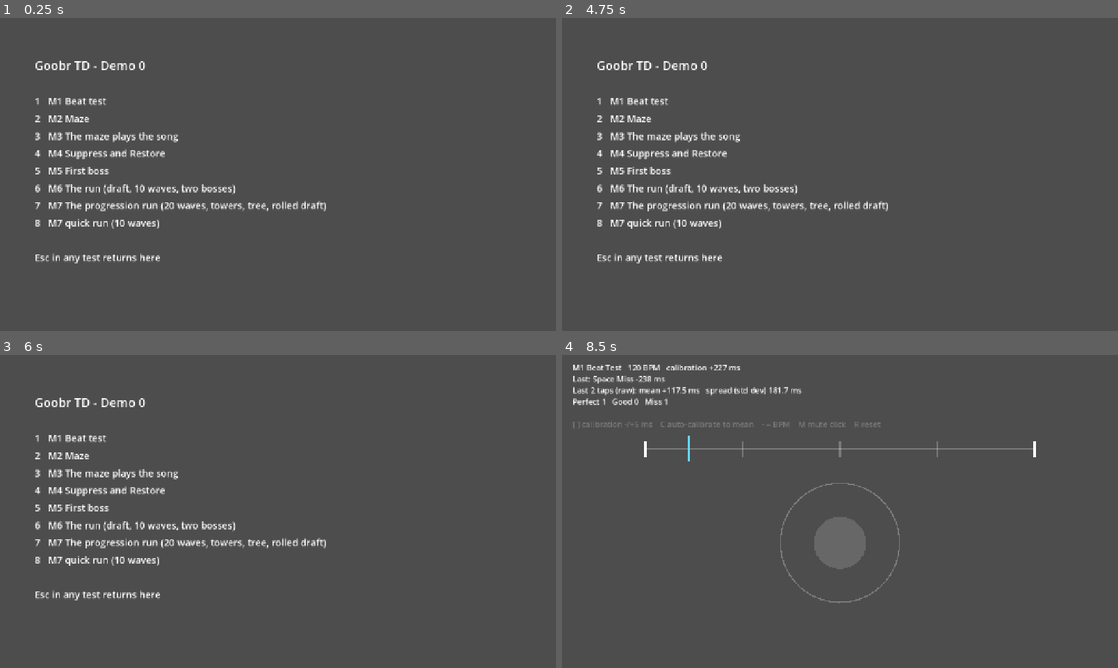
Above: before the commit, frames 1-4 (two rows, left to right).
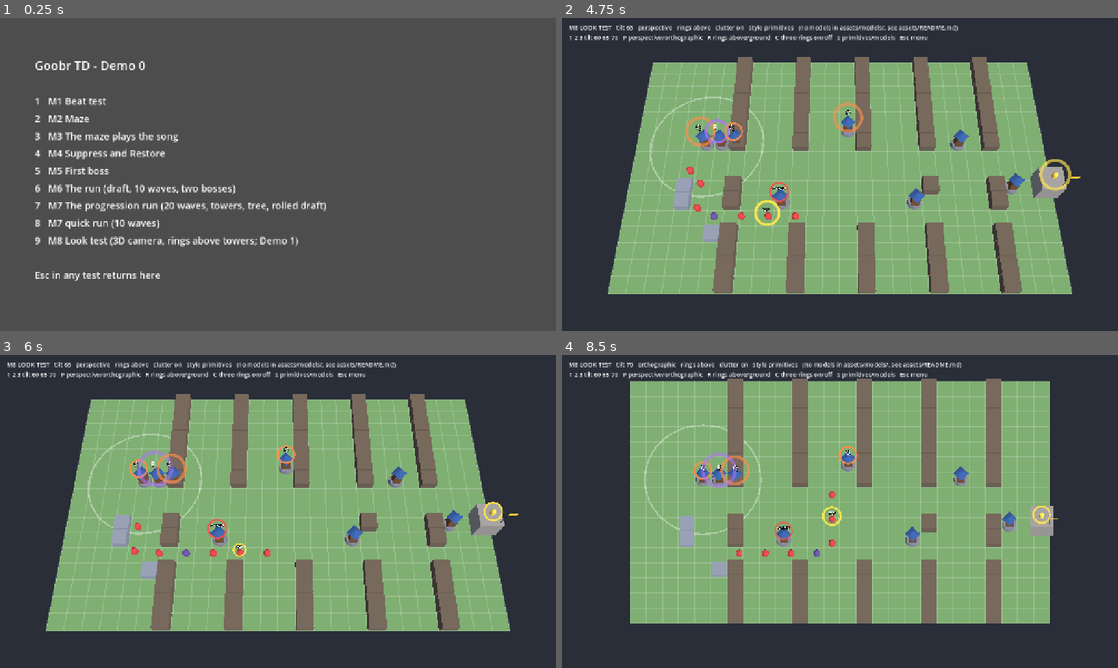
Above: after the commit, the same moments.

Repository: jaredmichaelbench/Goobr-td
Game: Godot game, scene res://menu.tscn
Two runs of this game, one before a commit and one after it. Both use one fixed random seed, a clock stepped at 60 frames per second and the inputs below.
Inputs (mouse positions are in pixels of both pictures, inside the frame that each line leads up to):
- Up to frame 1 (0.25 s): no input
- Up to frame 2 (4.75 s): tap Enter at 0.5 s; move the mouse to (962, 158) at 0.52 s; hold W 0.53-1.28 s; tap 1 at 0.6 s; click (962, 158) at 0.67 s; tap Space at 0.77, 1.52, 3.02, 3.77, 4.52 s; tap 2 at 0.8, 1.35 s; move the mouse to (728, 190) at 1.27 s; hold S 1.28-2.03 s; tap 3 at 1.55, 2.1 s; move the mouse to (895, 105) at 2.02 s; hold W 2.03-3.53 s; tap P at 2.3, 2.85 s; move the mouse to (812, 237) at 2.77 s; click (812, 237) at 2.92 s; tap R at 3.05, 3.6 s; move the mouse to (1006, 221) at 3.52 s; hold S from 3.53 s (still down); tap C at 3.8, 4.35 s; tap Escape at 4.15 s; move the mouse to (673, 127) at 4.27 s; tap 9 at 4.55 s
- Up to frame 3 (6 s): move the mouse to (305, 511) at 5.02 s; tap 9 at 5.1 s; click (305, 511) at 5.17 s; tap E at 5.3, 5.85 s; move the mouse to (194, 433) at 5.77 s; release S at 5.78 s; hold W from 5.78 s (still down)
- Up to frame 4 (8.5 s): tap Space at 6.02, 6.77, 7.52 s; tap 1 at 6.05, 6.6 s; move the mouse to (962, 495) at 6.52 s; tap 2 at 6.8, 7.35 s; move the mouse to (728, 527) at 7.27 s; click (728, 527) at 7.42 s; tap 3 at 7.55, 8.1 s; move the mouse to (895, 442) at 8.02 s; release W at 8.03 s; hold S from 8.03 s (still down); tap P at 8.3 s

The runs differ from the first frame. In frame 1, 1.1% of the frame differs, in the area x 6-54%, y 69-84%; in frame 2, 99%; in frame 3, 99%; in frame 4, 99%, in the area x 0-100%, y 0-100%.

Commit message:
M8 look test: 3D board with a fixed tilted camera, rings above towers, tilt/projection/clutter switches (menu 9)
Co-Authored-By: Claude Fable 5.1 <noreply@anthropic.com>
Claude-Session: https://claude.ai/code/session_01L92Fzbf8i6vmMnAej33eyX

Diff:
--- /dev/null
+++ b/game/look_test.tscn
@@ -0,0 +1,6 @@
+[gd_scene load_steps=2 format=3]
+
+[ext_resource type="Script" path="res://scripts/look_test.gd" id="1"]
+
+[node name="LookTest" type="Node3D"]
+script = ExtResource("1")
--- /dev/null
+++ b/game/scripts/look_test.gd
@@ -0,0 +1,427 @@
+extends Node3D
+## M8 look test (D-0042). A throwaway 3D scene, not a game: the 26 by 16 board at one
+## metre a tile, a few towers and creeps, the note rings and marks floating above
+## their owners, the Conductor's keep, and switches for the things the look test
+## has to answer: camera tilt, perspective or orthographic, rings above or on the
+## ground, and the three-rings-in-a-row clutter case from Jared's round 3 run.
+##
+## Everything is built from primitives in flat colours (the low-poly read). Drop
+## models into game/assets/models/ (tower.glb, creep.glb, keep.glb, rock.glb,
+## wall.glb) and S swaps the primitives for them; see game/assets/README.md.
+
+const BOARD := Vector2i(26, 16)
+const TILTS := [60.0, 65.0, 70.0]
+const BPM := 120.0
+const MODELS := "res://assets/models/"
+const ROCK_COLUMNS := [6, 10, 14, 18, 22]
+const TOWERS := [Vector2i(4, 6), Vector2i(5, 6), Vector2i(6, 6), Vector2i(9, 10), Vector2i(13, 5), Vector2i(17, 10), Vector2i(20, 6), Vector2i(23, 9)]
+const PATH: Array[Vector2] = [Vector2(-1, 8), Vector2(4, 8), Vector2(4, 11), Vector2(12, 11), Vector2(12, 7), Vector2(19, 7), Vector2(19, 9), Vector2(26, 9)]
+
+var tilt_index := 1
+var ortho := false
+var rings_above := true
+var clutter := true
+var use_models := false
+var models_found := false
+
+var cam: Camera3D
+var hud: Label
+var ring_tex: ImageTexture
+var towers: Array[Node3D] = []
+var rings: Array[Dictionary] = []  # sprite, label, owner (Node3D), kind: note/lock/parry/counter, phase
+var creeps: Array[Dictionary] = []  # node, dist
+var keep: Node3D
+var t := 0.0
+
+
+func _ready() -> void:
+	models_found = ResourceLoader.exists(MODELS + "tower.glb")
+	ring_tex = _make_ring_texture()
+	_build_world()
+	_build_camera()
+	_build_hud()
+	_apply_camera()
+	_refresh_hud()
+
+
+# --- World ---------------------------------------------------------------------------
+
+func _flat(color: Color, unshaded := false) -> StandardMaterial3D:
+	var m := StandardMaterial3D.new()
+	m.albedo_color = color
+	m.roughness = 1.0
+	m.metallic = 0.0
+	if unshaded:
+		m.shading_mode = BaseMaterial3D.SHADING_MODE_UNSHADED
+	return m
+
+
+func _mesh(mesh: Mesh, color: Color, pos: Vector3, parent: Node3D = null) -> MeshInstance3D:
+	var mi := MeshInstance3D.new()
+	mi.mesh = mesh
+	mi.material_override = _flat(color)
+	mi.position = pos
+	(parent if parent != null else self).add_child(mi)
+	return mi
+
+
+func _tile(cell: Vector2) -> Vector3:
+	return Vector3(cell.x + 0.5, 0.0, cell.y + 0.5)
+
+
+func _build_world() -> void:
+	# Light and sky: one sun, no shadows, soft ambient so flat colours read.
+	var sun := DirectionalLight3D.new()
+	sun.rotation_degrees = Vector3(-55, 35, 0)
+	sun.light_energy = 1.1
+	sun.shadow_enabled = false
+	add_child(sun)
+	var env := WorldEnvironment.new()
+	var e := Environment.new()
+	e.background_mode = Environment.BG_COLOR
+	e.background_color = Color(0.16, 0.18, 0.22)
+	e.ambient_light_source = Environment.AMBIENT_SOURCE_COLOR
+	e.ambient_light_color = Color(0.7, 0.75, 0.85)
+	e.ambient_light_energy = 0.6
+	env.environment = e
+	add_child(env)
+	# Ground and grid.
+	var ground := PlaneMesh.new()
+	ground.size = Vector2(BOARD.x, BOARD.y)
+	_mesh(ground, Color(0.45, 0.62, 0.38), Vector3(BOARD.x * 0.5, 0.0, BOARD.y * 0.5))
+	var grid := ImmediateMesh.new()
+	grid.surface_begin(Mesh.PRIMITIVE_LINES)
+	for x in BOARD.x + 1:
+		grid.surface_add_vertex(Vector3(x, 0.01, 0))
+		grid.surface_add_vertex(Vector3(x, 0.01, BOARD.y))
+	for z in BOARD.y + 1:
+		grid.surface_add_vertex(Vector3(0, 0.01, z))
+		grid.surface_add_vertex(Vector3(BOARD.x, 0.01, z))
+	grid.surface_end()
+	var gm := MeshInstance3D.new()
+	gm.mesh = grid
+	gm.material_override = _flat(Color(1, 1, 1, 0.18), true)
+	gm.material_override.transparency = BaseMaterial3D.TRANSPARENCY_ALPHA
+	add_child(gm)
+	# Rocks: the maze's broken columns.
+	for x in ROCK_COLUMNS:
+		for z in BOARD.y:
+			if z == 7 or z == 8 or z == 11 or (x == 14 and z in [9, 10]) or (x == 18 and z == 10) or (x == 10 and z in [9, 10]):
+				continue
+			_rock(Vector2i(x, z))
+	# A few walls near the first bend.
+	for cell in [Vector2i(3, 9), Vector2i(3, 10), Vector2i(5, 12), Vector2i(6, 12)]:
+		_wall(cell)
+	# Towers and their rings.
+	for i in TOWERS.size():
+		var tower := _tower(TOWERS[i])
+		towers.append(tower)
+	# The Conductor's keep at the path's end, a character inside.
+	keep = _keep(Vector2i(25, 9))
+	# Creeps along the path.
+	for i in 7:
+		var c := _creep(i == 3)
+		creeps.append({"node": c, "dist": 4.0 + i * 1.6})
+	# Rings: three in a row (the clutter case), a lock, the parry at the keep, a counter on a creep.
+	_add_ring(towers[0], "note", Color(1.0, 0.55, 0.3), "Q", 0.0)
+	_add_ring(towers[1], "note", Color(0.7, 0.45, 1.0), "E", 0.25)
+	_add_ring(towers[2], "note", Color(1.0, 0.55, 0.3), "Q", 0.5)
+	_add_ring(towers[4], "note", Color(1.0, 0.55, 0.3), "Q", 0.0)
+	_add_ring(towers[3], "lock", Color(1.0, 0.3, 0.3), "LOCKED", 0.0)
+	_add_ring(keep, "parry", Color(1.0, 0.9, 0.3), "", 0.0)
+	_add_ring(creeps[5]["node"], "counter", Color(1.0, 0.9, 0.3), "TAP", 0.0)
+	# Range of the first clutter tower: 3.6 tiles.
+	var ring := TorusMesh.new()
+	ring.inner_radius = 3.55
+	ring.outer_radius = 3.65
+	var rm := _mesh(ring, Color(1, 1, 1, 0.35), _tile(Vector2(TOWERS[0])) + Vector3(0, 0.02, 0))
+	rm.material_override = _flat(Color(1, 1, 1, 0.35), true)
+	rm.material_override.transparency = BaseMaterial3D.TRANSPARENCY_ALPHA
+
+
+func _model(name: String) -> Node3D:
+	if not use_models or not ResourceLoader.exists(MODELS + name + ".glb"):
+		return null
+	var scene: PackedScene = load(MODELS + name + ".glb")
+	return scene.instantiate() if scene != null else null
+
+
+func _rock(cell: Vector2i) -> void:
+	var root := Node3D.new()
+	root.position = _tile(Vector2(cell))
+	add_child(root)
+	var m := _model("rock")
+	if m != null:
+		root.add_child(m)
+		return
+	var box := BoxMesh.new()
+	box.size = Vector3(0.96, 0.7, 0.96)
+	_mesh(box, Color(0.42, 0.36, 0.3), Vector3(0, 0.35, 0), root)
+
+
+func _wall(cell: Vector2i) -> void:
+	var root := Node3D.new()
+	root.position = _tile(Vector2(cell))
+	add_child(root)
+	var m := _model("wall")
+	if m != null:
+		root.add_child(m)
+		return
+	var box := BoxMesh.new()
+	box.size = Vector3(0.9, 0.5, 0.9)
+	_mesh(box, Color(0.55, 0.57, 0.62), Vector3(0, 0.25, 0), root)
+
+
+func _tower(cell: Vector2i) -> Node3D:
+	var root := Node3D.new()
+	root.position = _tile(Vector2(cell))
+	add_child(root)
+	var m := _model("tower")
+	if m != null:
+		root.add_child(m)
+		return root
+	var base := CylinderMesh.new()
+	base.top_radius = 0.4
+	base.bottom_radius = 0.45
+	base.height = 0.25
+	_mesh(base, Color(0.5, 0.5, 0.55), Vector3(0, 0.125, 0), root)
+	var body := BoxMesh.new()
+	body.size = Vector3(0.5, 0.9, 0.5)
+	_mesh(body, Color(0.45, 0.3, 0.18), Vector3(0, 0.7, 0), root)
+	var roof := CylinderMesh.new()
+	roof.top_radius = 0.0
+	roof.bottom_radius = 0.48
+	roof.height = 0.4
+	roof.radial_segments = 4
+	_mesh(roof, Color(0.2, 0.35, 0.6), Vector3(0, 1.35, 0), root)
+	return root
+
+
+func _keep(cell: Vector2i) -> Node3D:
+	var root := Node3D.new()
+	root.position = _tile(Vector2(cell))
+	add_child(root)
+	var m := _model("keep")
+	if m != null:
+		root.add_child(m)
+		return root
+	var body := BoxMesh.new()
+	body.size = Vector3(1.4, 1.5, 1.4)
+	_mesh(body, Color(0.6, 0.58, 0.55), Vector3(0, 0.75, 0), root)
+	var pole := CylinderMesh.new()
+	pole.top_radius = 0.03
+	pole.bottom_radius = 0.03
+	pole.height = 1.2
+	_mesh(pole, Color(0.3, 0.25, 0.2), Vector3(0.5, 2.1, 0.5), root)
+	var flag := BoxMesh.new()
+	flag.size = Vector3(0.5, 0.3, 0.02)
+	_mesh(flag, Color(1.0, 0.8, 0.2), Vector3(0.75, 2.55, 0.5), root)
+	# The Conductor: a small figure on the keep's top.
+	var figure := CapsuleMesh.new()
+	figure.radius = 0.15
+	figure.height = 0.55
+	_mesh(figure, Color(1.0, 0.85, 0.3), Vector3(0, 1.8, 0), root)
+	return root
+
+
+func _creep(shade: bool) -> Node3D:
+	var root := Node3D.new()
+	add_child(root)
+	var m := _model("creep")
+	if m != null:
+		root.add_child(m)
+		return root
+	var body := CapsuleMesh.new()
+	body.radius = 0.2
+	body.height = 0.6
+	_mesh(body, Color(0.4, 0.3, 0.6) if shade else Color(0.85, 0.25, 0.25), Vector3(0, 0.35, 0), root)
+	return root
+
+
+# --- Rings and marks: billboards above their owner, or flat on the ground --------------
+
+func _make_ring_texture() -> ImageTexture:
+	var size := 96
+	var img := Image.create(size, size, false, Image.FORMAT_RGBA8)
+	var c := size * 0.5
+	for y in size:
+		for x in size:
+			var d := Vector2(x - c + 0.5, y - c + 0.5).length()
+			var a := 0.0
+			if d >= c - 10.0 and d <= c - 2.0:
+				a = 1.0
+			elif d < c - 10.0 and d >= c - 12.0:
+				a = (d - (c - 12.0)) * 0.5
+			img.set_pixel(x, y, Color(1, 1, 1, a))
+	return ImageTexture.create_from_image(img)
+
+
+func _add_ring(owner: Node3D, kind: String, color: Color, text: String, phase: float) -> void:
+	var sprite := Sprite3D.new()
+	sprite.texture = ring_tex
+	sprite.modulate = color
+	sprite.pixel_size = 0.014
+	sprite.no_depth_test = true
+	sprite.render_priority = 10
+	owner.add_child(sprite)
+	var label: Label3D = null
+	if text != "":
+		label = Label3D.new()
+		label.text = text
+		label.font_size = 64 if text.length() == 1 else 36
+		label.pixel_size = 0.006
+		label.modulate = Color.WHITE
+		label.outline_size = 12
+		label.billboard = BaseMaterial3D.BILLBOARD_ENABLED
+		label.no_depth_test = true
+		label.render_priority = 11
+		owner.add_child(label)
+	rings.append({"sprite": sprite, "label": label, "owner": owner, "kind": kind, "phase": phase})
+	_place_rings()
+
+
+func _place_rings() -> void:
+	for r in rings:
+		var s: Sprite3D = r["sprite"]
+		var lift := 1.9 if r["owner"] == keep else (0.9 if r["kind"] == "counter" else 1.7)
+		if rings_above:
+			s.billboard = BaseMaterial3D.BILLBOARD_ENABLED
+			s.rotation = Vector3.ZERO
+			s.position = Vector3(0, lift, 0)
+		else:
+			s.billboard = BaseMaterial3D.BILLBOARD_DISABLED
+			s.rotation_degrees = Vector3(-90, 0, 0)
+			s.position = Vector3(0, 0.03, 0)
+		if r["label"] != null:
+			r["label"].position = Vector3(0, (lift + 0.55) if rings_above else 1.9, 0)
+
+
+func _process(delta: float) -> void:
+	t += delta
+	var beat := 60.0 / BPM
+	for r in rings:
+		var s: Sprite3D = r["sprite"]
+		var frac: float = fmod(t / beat + r["phase"], 1.0)
+		match r["kind"]:
+			"note", "parry":
+				s.scale = Vector3.ONE * (1.8 - 1.1 * frac)
+				s.modulate.a = 0.5 + 0.5 * frac
+			"counter":
+				s.scale = Vector3.ONE * (0.9 + 0.3 * sin(t * 12.0))
+			"lock":
+				s.scale = Vector3.ONE * 0.9
+				s.modulate.a = 0.6 + 0.4 * absf(sin(t * 4.0))
+	if not clutter:
+		for i in [1, 2]:
+			rings[i]["sprite"].visible = false
+			if rings[i]["label"] != null:
+				rings[i]["label"].visible = false
+	else:
+		for i in [1, 2]:
+			rings[i]["sprite"].visible = true
+			if rings[i]["label"] != null:
+				rings[i]["label"].visible = true
+	# Creeps walk the path and wrap.
+	var total := _path_length()
+	for c in creeps:
+		c["dist"] = fmod(c["dist"] + delta * 1.6, total)
+		var n: Node3D = c["node"]
+		n.position = _path_pos(c["dist"])
+
+
+func _path_length() -> float:
+	var l := 0.0
+	for i in PATH.size() - 1:
+		l += PATH[i].distance_to(PATH[i + 1])
+	return l
+
+
+func _path_pos(d: float) -> Vector3:
+	for i in PATH.size() - 1:
+		var seg: float = PATH[i].distance_to(PATH[i + 1])
+		if d <= seg:
+			var p: Vector2 = PATH[i].lerp(PATH[i + 1], d / seg)
+			return Vector3(p.x + 0.5, 0.0, p.y + 0.5)
+		d -= seg
+	return Vector3(PATH[-1].x + 0.5, 0.0, PATH[-1].y + 0.5)
+
+
+# --- Camera: fixed, the whole board in view -----------------------------------------------
+
+func _build_camera() -> void:
+	cam = Camera3D.new()
+	cam.fov = 35.0
+	add_child(cam)
+
+
+func _apply_camera() -> void:
+	var tilt: float = TILTS[tilt_index]
+	var centre := Vector3(BOARD.x * 0.5, 0.0, BOARD.y * 0.5 + 0.6)
+	var aspect := 1280.0 / 720.0
+	var half_w := BOARD.x * 0.5 + 1.5
+	var depth := BOARD.y * sin(deg_to_rad(tilt)) * 0.5 + 2.2
+	if ortho:
+		cam.projection = Camera3D.PROJECTION_ORTHOGONAL
+		cam.size = maxf(depth * 2.0, half_w * 2.0 / aspect)
+		var d := 40.0
+		cam.position = centre + Vector3(0, d * sin(deg_to_rad(tilt)), d * cos(deg_to_rad(tilt)))
+	else:
+		cam.projection = Camera3D.PROJECTION_PERSPECTIVE
+		var vfov := deg_to_rad(cam.fov * 0.5)
+		var hfov := atan(tan(vfov) * aspect)
+		var d := maxf(half_w / tan(hfov), depth / tan(vfov)) + 1.0
+		cam.position = centre + Vector3(0, d * sin(deg_to_rad(tilt)), d * cos(deg_to_rad(tilt)))
+	cam.look_at(centre, Vector3.UP)
+
+
+# --- HUD and keys ---------------------------------------------------------------------------
+
+func _build_hud() -> void:
+	var layer := CanvasLayer.new()
+	add_child(layer)
+	hud = Label.new()
+	hud.position = Vector2(16, 12)
+	hud.add_theme_font_size_override("font_size", 14)
+	layer.add_child(hud)
+
+
+func _refresh_hud() -> void:
+	hud.text = "M8 LOOK TEST   tilt %d   %s   rings %s   clutter %s   style %s%s\n1 2 3 tilt 60 65 70   P perspective/orthographic   R rings above/ground   C three rings on/off   S primitives/models   Esc menu" % [
+		int(TILTS[tilt_index]), "orthographic" if ortho else "perspective", "above" if rings_above else "on ground", "on" if clutter else "off",
+		"models" if use_models else "primitives", "" if models_found else "   (no models in assets/models/, see assets/README.md)"]
+
+
+func _unhandled_input(event: InputEvent) -> void:
+	if not (event is InputEventKey and event.pressed and not event.echo):
+		return
+	match event.keycode:
+		KEY_1, KEY_2, KEY_3:
+			tilt_index = event.keycode - KEY_1
+			_apply_camera()
+		KEY_P:
+			ortho = not ortho
+			_apply_camera()
+		KEY_R:
+			rings_above = not rings_above
+			_place_rings()
+		KEY_C:
+			clutter = not clutter
+		KEY_S:
+			if models_found:
+				use_models = not use_models
+				_rebuild()
+		KEY_ESCAPE:
+			get_tree().change_scene_to_file("res://menu.tscn")
+	_refresh_hud()
+
+
+func _rebuild() -> void:
+	for child in get_children():
+		if child != cam and not (child is CanvasLayer):
+			child.queue_free()
+	towers.clear()
+	rings.clear()
+	creeps.clear()
+	await get_tree().process_frame
+	_build_world()
+	_apply_camera()
--- a/game/scripts/menu.gd
+++ b/game/scripts/menu.gd
@@ -10,6 +10,7 @@
 	KEY_6: "res://m6_run.tscn",
 	KEY_7: "res://m7_run.tscn",
 	KEY_8: "res://m7_run.tscn",
+	KEY_9: "res://look_test.tscn",
 }
 
 
@@ -32,6 +33,7 @@
 		"6   M6 The run (draft, 10 waves, two bosses)",
 		"7   M7 The progression run (20 waves, towers, tree, rolled draft)",
 		"8   M7 quick run (10 waves)",
+		"9   M8 Look test (3D camera, rings above towers; Demo 1)",
 		"",
 		"Esc in any test returns here",
 	]
Not shown, changed: .gitignore
Not shown, changed: game/README.md
Not shown, added: game/assets/README.md
